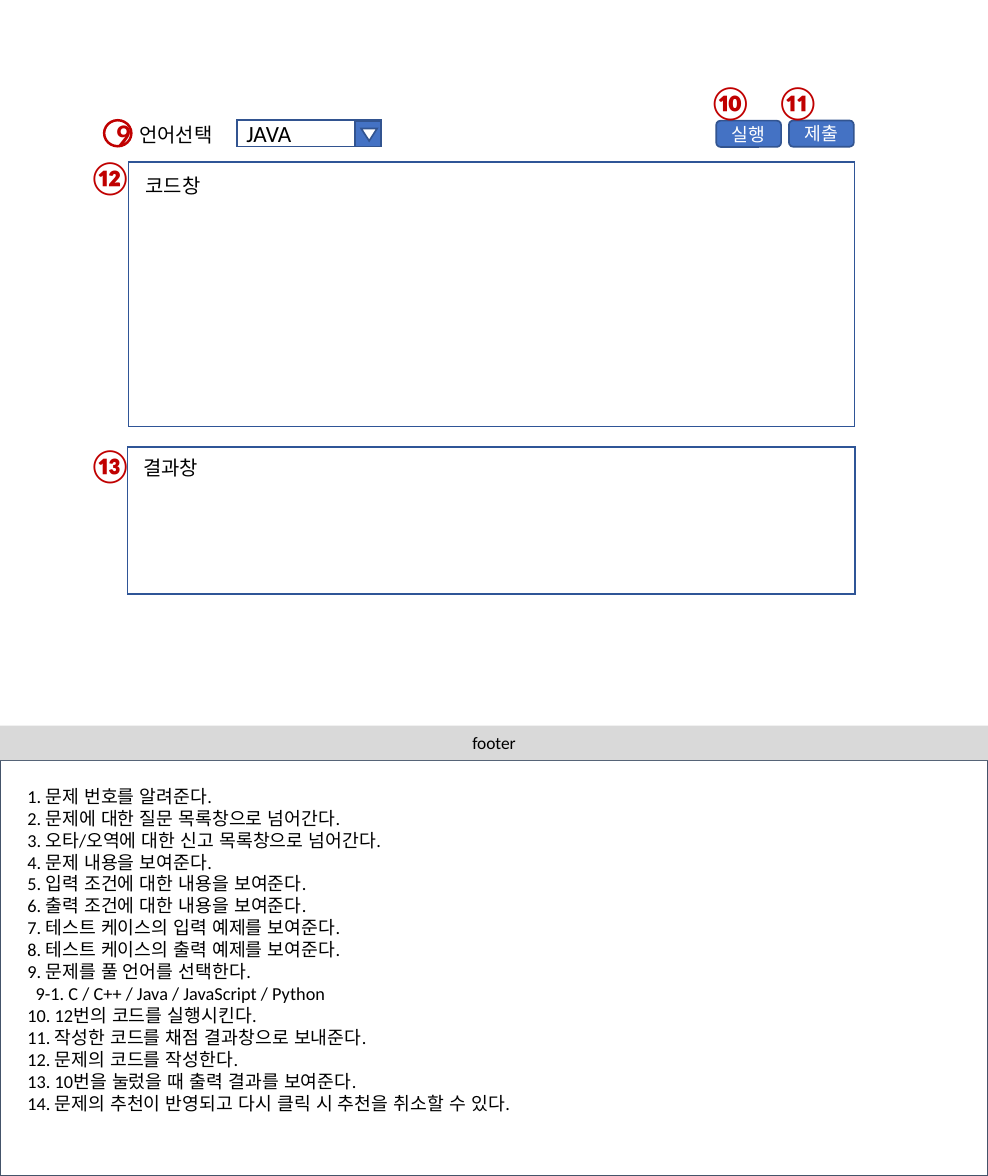
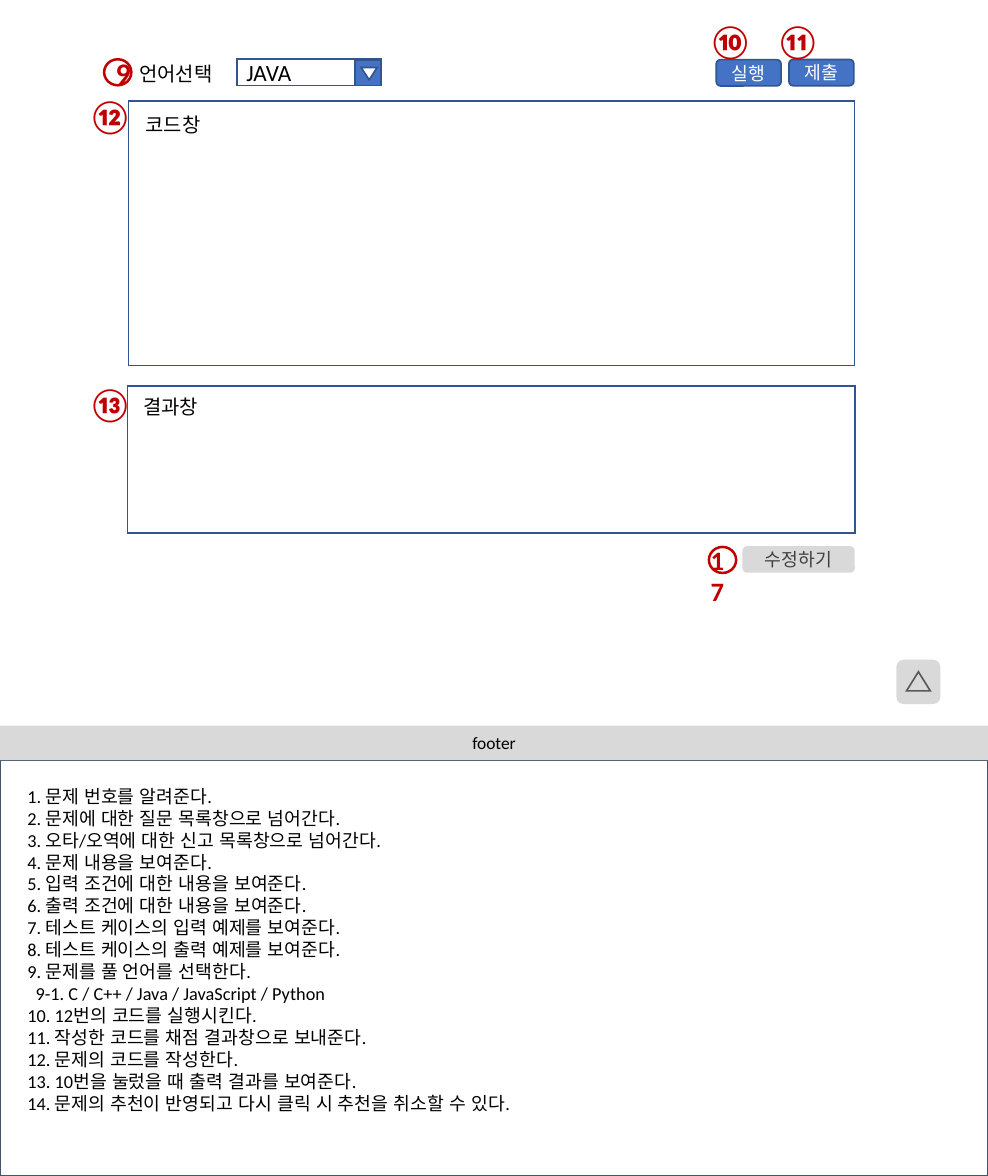
Before and after one commit to btcdd/document, a slide deck: slide 16 of 스토리보드.pptx (slide 6 before the commit). Drawn at 988x1176 pixels with LibreOffice and Linux fonts; fonts in the diff are those of the drawing. Boxes give left, top, right and bottom in pixels: in the first picture for what was removed or moved away, otherwise in the second. Text is boxed around its words. In the diff, an @@ line names an element or a change of style, - is before the commit and + after.

```diff
--- a/스토리보드.pptx
+++ b/스토리보드.pptx
@@ text "⑪": place and size @@
-text "⑪" at <box>776,87,820,123</box>
+text "⑪" at <box>776,26,820,62</box>
@@ 7 texts, 4 rectangles, 2 rounded rectangles, 1 ellipse, 1 triangle: place and size @@
-7 texts, 4 rectangles, 2 rounded rectangles, 1 ellipse, 1 triangle at <box>88,87,854,594</box>
+7 texts, 4 rectangles, 2 rounded rectangles, 1 ellipse, 1 triangle at <box>88,26,854,533</box>
@@ text added at <box>699,538,743,582</box>, 16 pt, text #C00000, bold @@
+17
@@ ellipse added at <box>708,547,736,573</box>, outline #C00000 1.5 pt @@
@@ rounded rectangle added at <box>742,546,854,572</box>, fill #D9D9D9, 11 pt, text #404040 @@
+수정하기
@@ rounded rectangle added at <box>896,659,940,704</box>, fill #D9D9D9 @@
@@ triangle added at <box>907,671,931,691</box>, outline #595959 1 pt @@
```
Also in this commit, not shown: 10 other slides changed, 21 slides added, 2 slides removed.
